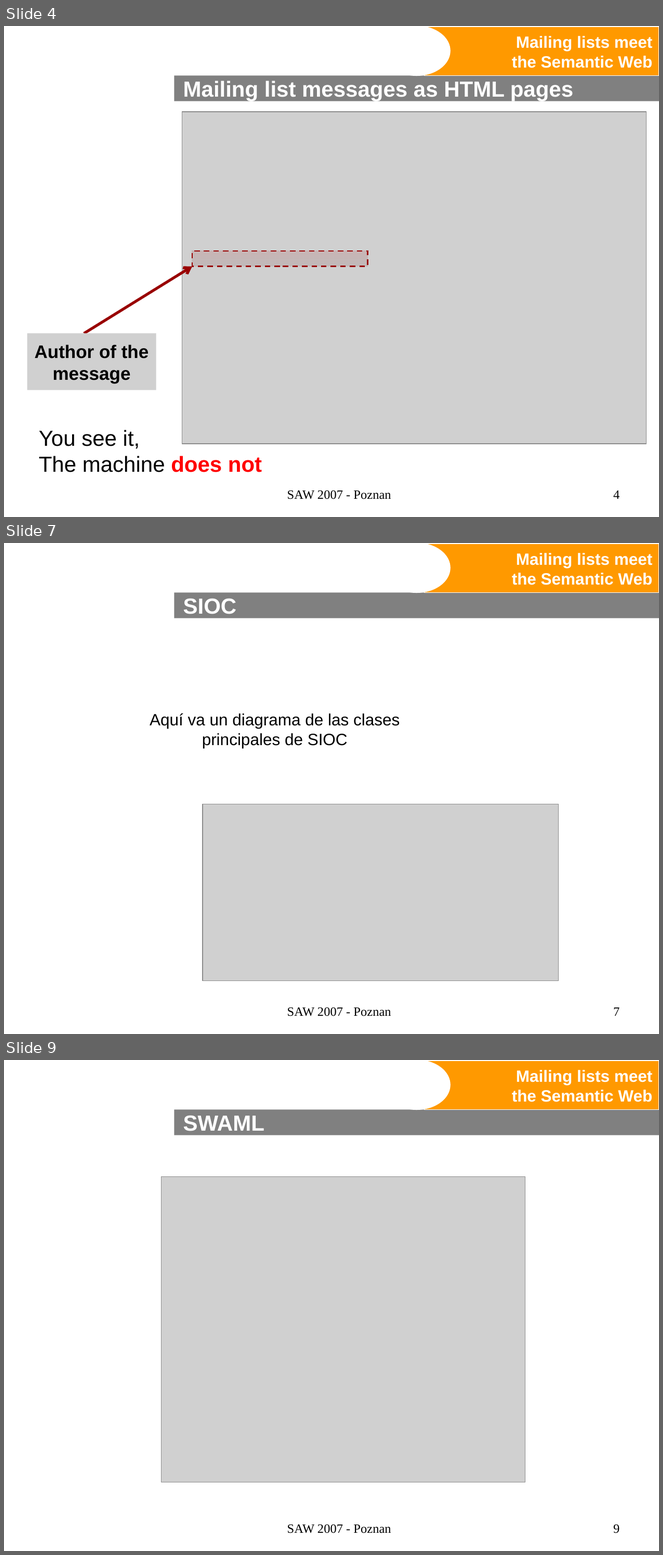
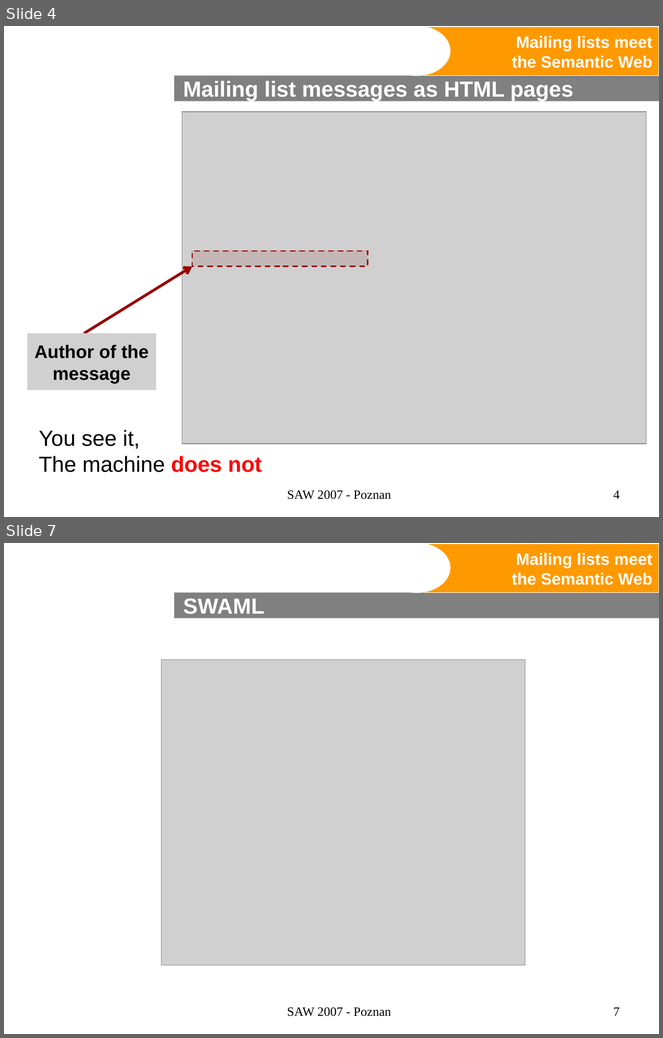
Before and after one commit to BackupTheBerlios/swaml-svn, a slide deck: trunk/doc/talks/20070427-saw2007/swaml.ppt. Shown one above the other, each under a label of ours: slides 4, 7 and 9 before the commit, slides 4 and 7 after it; the slides between them are not shown. The pictures are 663x1555 and 663x1038 pixels, drawn with LibreOffice and Linux fonts; fonts in the diff are those of the drawing; grey boxes stand for pictures; background and template pictures are left out. Boxes give left, top, right and bottom in pixels: in the first picture for what was removed or moved away, otherwise in the second. Text is boxed around its words. In the diff, an @@ line names an element or a change of style, - is before the commit and + after.

```diff
--- a/trunk/doc/talks/20070427-saw2007/swaml.ppt
+++ b/trunk/doc/talks/20070427-saw2007/swaml.ppt
@@ slide 7 removed at (4, 543, 659, 1034), background #FFFFFF; not listed: 3 template elements that a slide beside it also shows @@
@@ title removed at (183, 598, 237, 618) @@
-SIOC
@@ text removed at (150, 713, 400, 748) @@
-Aquí va un diagrama de las clases principales de SIOC
@@ picture removed at (203, 805, 558, 981) @@
@@ text removed at (287, 1007, 391, 1017) @@
-SAW 2007 - Poznan
@@ page number removed at (613, 1008, 620, 1016) @@
-7
@@ what was slide 9 is now slide 7 @@
@@ page number at (613, 1008, 620, 1016): text changed @@
-9
+7
```
Also in this commit, not shown: 4 slides changed, 3 slides added, 4 other slides removed.
